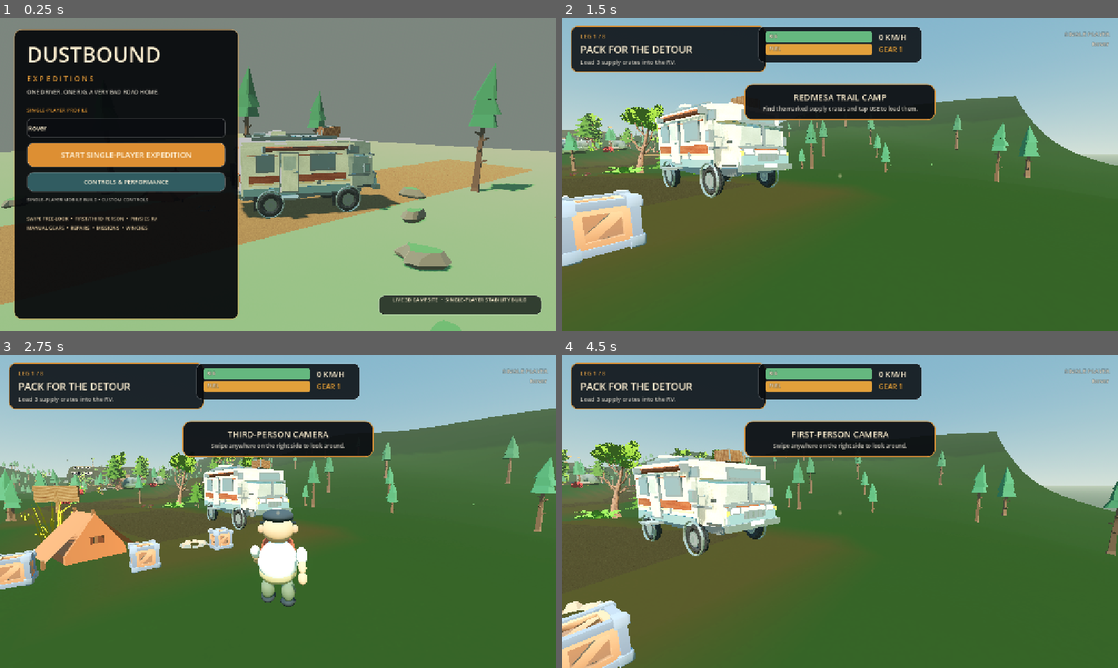
Above: before the commit, frames 1-4 (two rows, left to right).
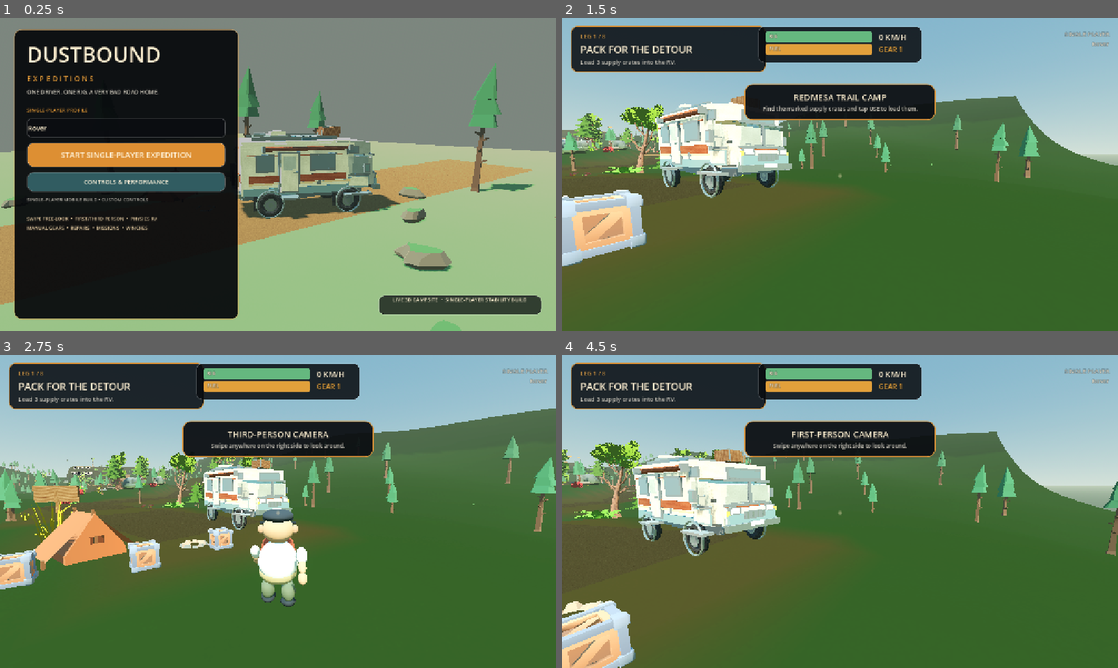
Above: after the commit, the same moments.

Repository: piyushkumarexe/Game
Game: Godot game, scene res://scenes/main.tscn
The game is run twice, just before and just after one commit, with the same random seed, the same clock (stepped at 60 frames per second) and the same inputs.
Inputs (mouse positions are in pixels of both pictures, inside the frame that each line leads up to):
- Up to frame 1 (0.25 s): no input
- Up to frame 2 (1.5 s): click "START SINGLE-PLAYER EXPEDITION" at 0.5 s; tap Enter at 1.25 s; move the mouse to (867, 174) at 1.27 s; hold X (shift_up) from 1.28 s (still down); hold Shift (sprint) from 1.28 s (still down); tap E (interact) at 1.35 s; click (867, 174) at 1.42 s
- Up to frame 3 (2.75 s): keep holding X (shift_up); tap Space (handbrake) at 2 s; move the mouse to (250, 511) at 2.02 s; release Shift (sprint) at 2.03 s; tap Shift (sprint) at 2.1 s; tap C (toggle_view) at 2.3 s
- Up to frame 4 (4.5 s): keep holding X (shift_up); move the mouse to (851, 505) at 2.77 s; tap C (toggle_view) at 2.85 s; tap Q (winch_front) at 3.05, 3.6 s; tap Enter at 3.5 s; move the mouse to (834, 517) at 3.52 s; click (834, 517) at 3.67 s; tap R (winch_rear) at 3.8, 4.35 s; tap Space (handbrake) at 4.25 s; move the mouse to (878, 514) at 4.27 s

The runs differ from the first frame. In frame 1, 0.3% of the frame differs, in the area x 50-69%, y 42-63%; in frame 2, 0.3%; in frame 3, 0.1%; in frame 4, 0.4%, in the area x 15-29%, y 38-64%.

Commit message:
Open a real RV doorway and refine cab body
Co-authored-by: arena-agent <297053741+arena-agent@users.noreply.github.com>

Diff:
--- a/scripts/vehicles/rv_door_interactable.gd
+++ b/scripts/vehicles/rv_door_interactable.gd
@@ -20,14 +20,18 @@
 	refresh_prompt()
 
 func refresh_prompt() -> void:
-	prompt = "CLOSE RV DOOR" if rv and rv.entry_door_open else "OPEN RV DOOR"
+	prompt = "ENTER RV" if rv and rv.entry_door_open else "OPEN RV DOOR"
 
-func interact(_player: Node) -> void:
+func interact(player: Node) -> void:
 	if not rv:
 		return
 	if rv.driver_peer_id != 0 and not rv.freeze:
 		GameSession.toast_requested.emit("DOOR LOCKED", "Stop and exit the driver seat before opening the coach door.")
 		return
-	rv.toggle_entry_door()
-	GameSession.toast_requested.emit("RV DOOR OPEN" if rv.entry_door_open else "RV DOOR CLOSED",
-		"The entry door now uses a real hinge pivot." if rv.entry_door_open else "Door secured for travel.")
+	if rv.entry_door_open:
+		# The second interaction follows the same supply/driver-seat rules as the
+		# main vehicle target; successful entry closes the door automatically.
+		rv.interact(player)
+		return
+	rv.set_entry_door_open(true)
+	GameSession.toast_requested.emit("RV DOOR OPEN", "The clear doorway leads into the modeled living cabin. Tap again to enter.")
Not shown, changed: assets/models/rv_exterior.gltf
Not shown, changed: docs/gameplay-quality-audit.md
Not shown, changed: tools/generate_lowpoly_assets.py
